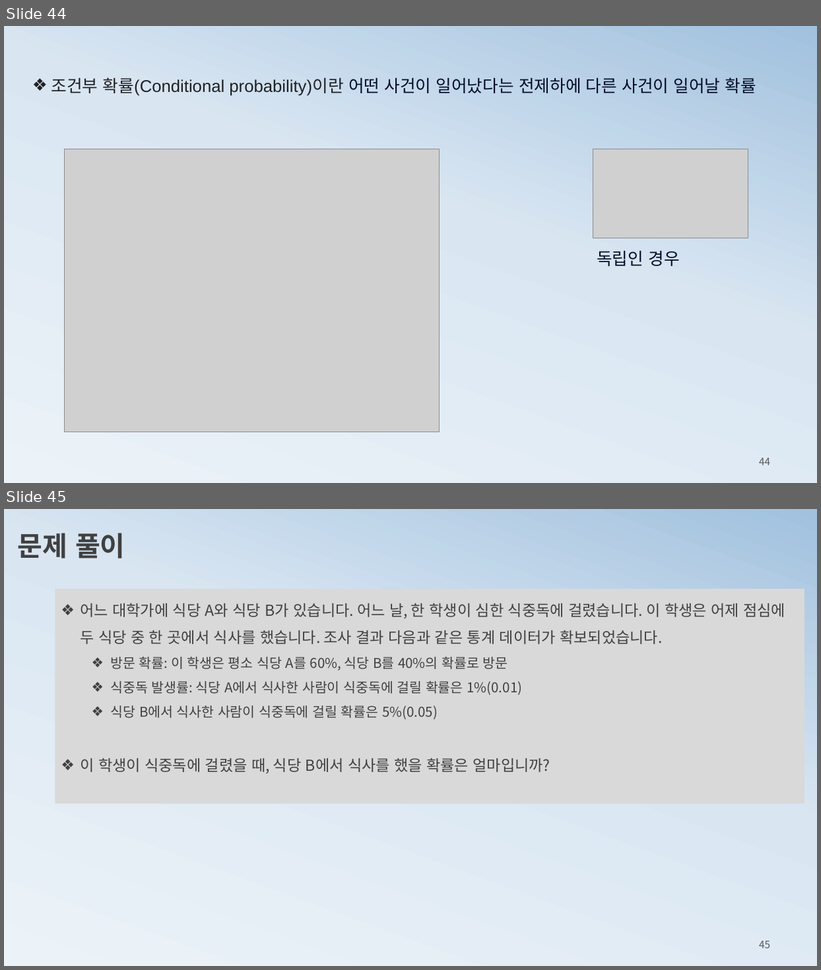
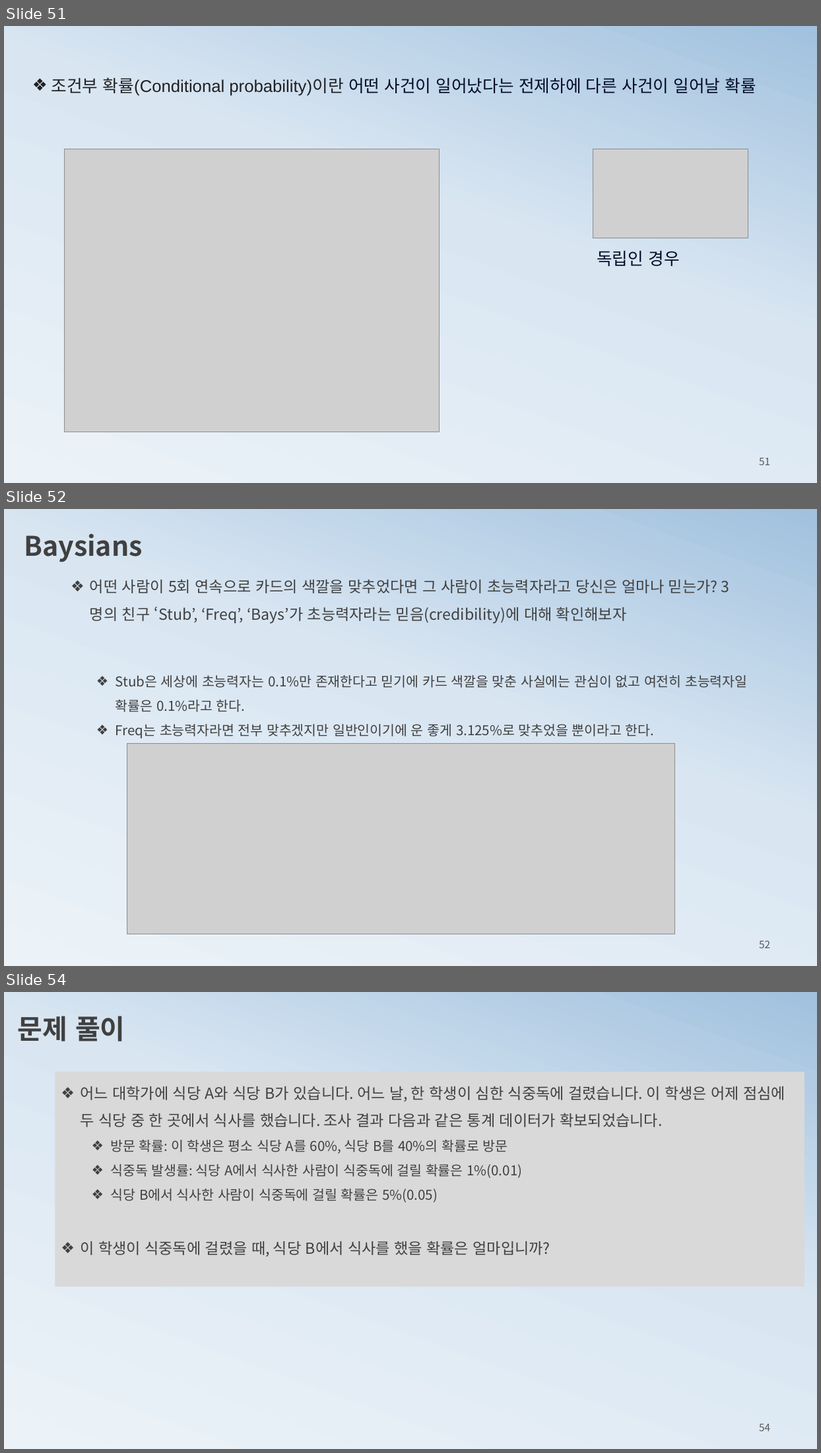
Before and after one commit to ancestor9/mathematics-for-machine-learning, a slide deck: 3_probability theory for machine learning.pptx. Shown one above the other, each under a label of ours: slides 44 and 45 before the commit, slides 51, 52 and 54 after it; the slides between them are not shown. The pictures are 821x970 and 821x1453 pixels, drawn with LibreOffice and Linux fonts; fonts in the diff are those of the drawing; grey boxes stand for pictures. Boxes give left, top, right and bottom in pixels: in the first picture for what was removed or moved away, otherwise in the second. Text is boxed around its words. In the diff, an @@ line names an element or a change of style, - is before the commit and + after.

```diff
--- a/3_probability theory for machine learning.pptx
+++ b/3_probability theory for machine learning.pptx
@@ slide 52 added at bbox=[4, 509, 817, 966], background gradient #ECF3F8 to #D9E6F2 to #A1C1DE @@
@@ text added at bbox=[24, 533, 143, 562], 32 pt, text #404040, bold @@
+Baysians
@@ text added at bbox=[90, 580, 718, 624], 18 pt, text #404040 @@
+❖ 어떤 사람이 5회 연속으로 카드의 색깔을 맞추었다면 그 사람이 초능력자라고 당신은 얼마나 믿는가? 3명의 친구 ‘Stub’, ‘Freq’, ‘Bays’가 초능력자라는 믿음(credibility)에 대해 확인해보자
@@ text added at bbox=[116, 675, 747, 739], 16 pt, text #404040 @@
+  ❖ Stub은 세상에 초능력자는 0.1%만 존재한다고 믿기에 카드 색깔을 맞춘 사실에는 관심이 없고 여전히 초능력자일 확률은 0.1%라고 한다.
+  ❖ Freq는 초능력자라면 전부 맞추겠지만 일반인이기에 운 좋게 3.125%로 맞추었을 뿐이라고 한다.
@@ picture added at bbox=[127, 744, 675, 934] @@
@@ page number added at bbox=[759, 941, 770, 949], 12 pt, text #595959 @@
+52
@@ what was slide 44 is now slide 51 @@
@@ page number at bbox=[759, 458, 770, 466]: text changed @@
-44
+51
@@ what was slide 45 is now slide 54 @@
@@ page number at bbox=[759, 1424, 770, 1432]: text changed @@
-45
+54
```
Also in this commit, not shown: 4 slides changed, 9 other slides added.
